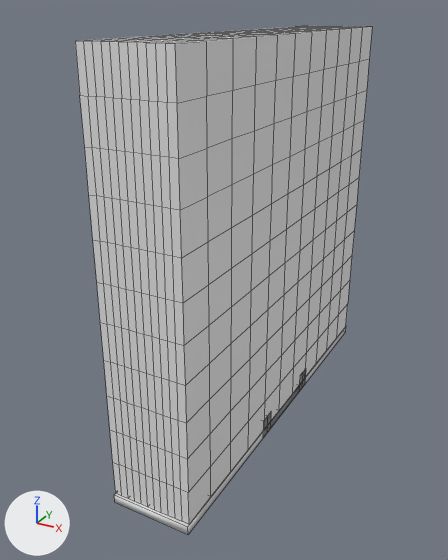
Before and after pictures for a commit that changed the Blender file go-karts.blend.
The view is the same before and after, from a 50 mm lens placed at (1.57, -2.86, 2.15), pointed at (0.09, -0.17, 0.81). The axes (+X, +Y, +Z) are drawn at lower left. The lights are the same throughout. Mesh edges are drawn as thin lines on the coarser meshes.

Script lines for the objects in view, before the commit:
```python
me_cube = bpy.data.meshes.new('Cube')
me_cube.from_pydata(...)  # a box spanning x 0.0..0.41, y -1.09..1.09, z -0.02..0.03
me_cube.polygons.foreach_set('use_smooth', [True] * 6)
me_cube.materials.append(mat_track_darkedge_noao)  # white #e7e7e7
me_cube_001 = bpy.data.meshes.new('Cube.001')
me_cube_001.from_pydata(...)  # 728 vertices, 726 faces; spans x 0.0..0.41, y -1.08..1.08, z 0.03..2.05
me_cube_001.materials.append(mat_track_darkedge_noao)  # white #e7e7e7
ob_mask = bpy.data.objects.new('Mask', me_cube_001)
ob_mask.location = (0.0, 0.0, 0.0)
ob_track = bpy.data.objects.new('Track', me_cube)
ob_track.location = (0.0, 0.0, 0.0)
```
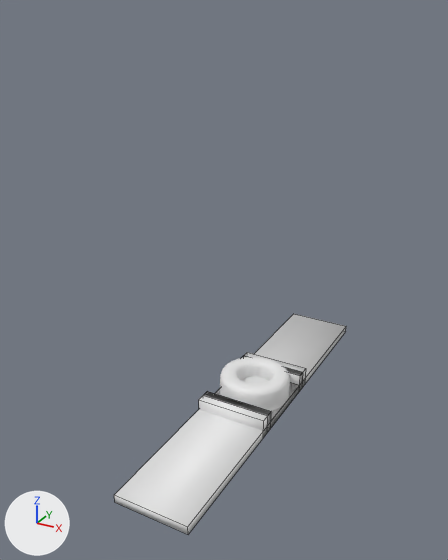
Boxes [x1, y1, x2, y2] around the edits, measured in the pictures (448 x 560 px):
'Mask', hidden: before [75, 26, 372, 524]
'Track', unchanged, uncovered by the edit: before [114, 327, 346, 534]; after [114, 314, 346, 534]
'Tires', unchanged, uncovered by the edit: after [220, 357, 290, 411]
'Side Left', unchanged, uncovered by the edit: before [263, 373, 303, 437]; after [199, 356, 303, 437]

The change in detail:
Object 'Mask' (ob_mask) is now hidden.
